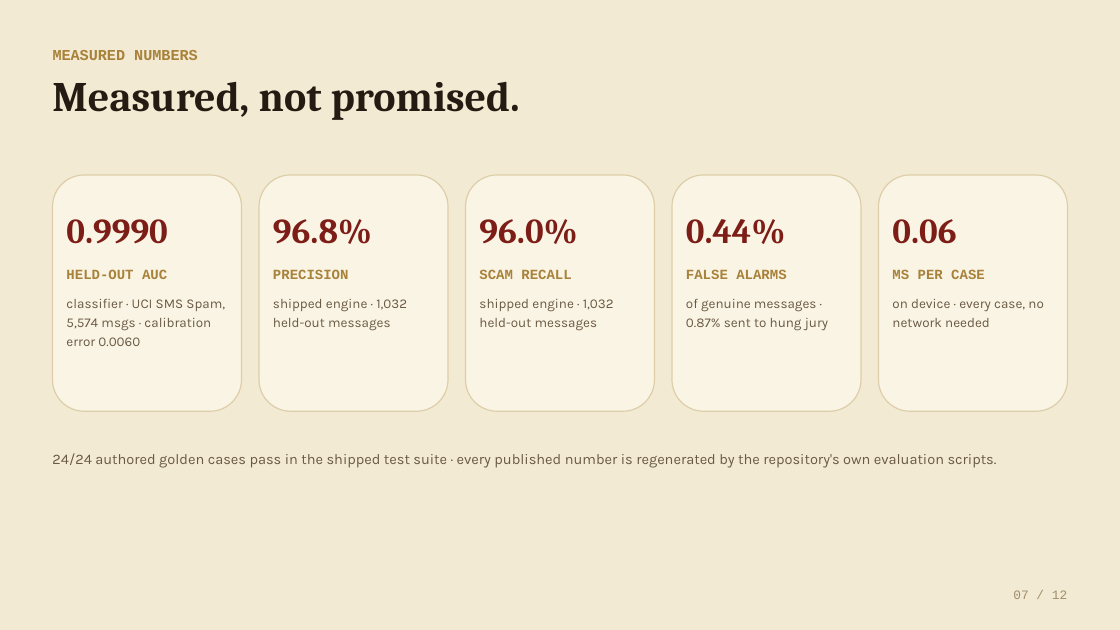
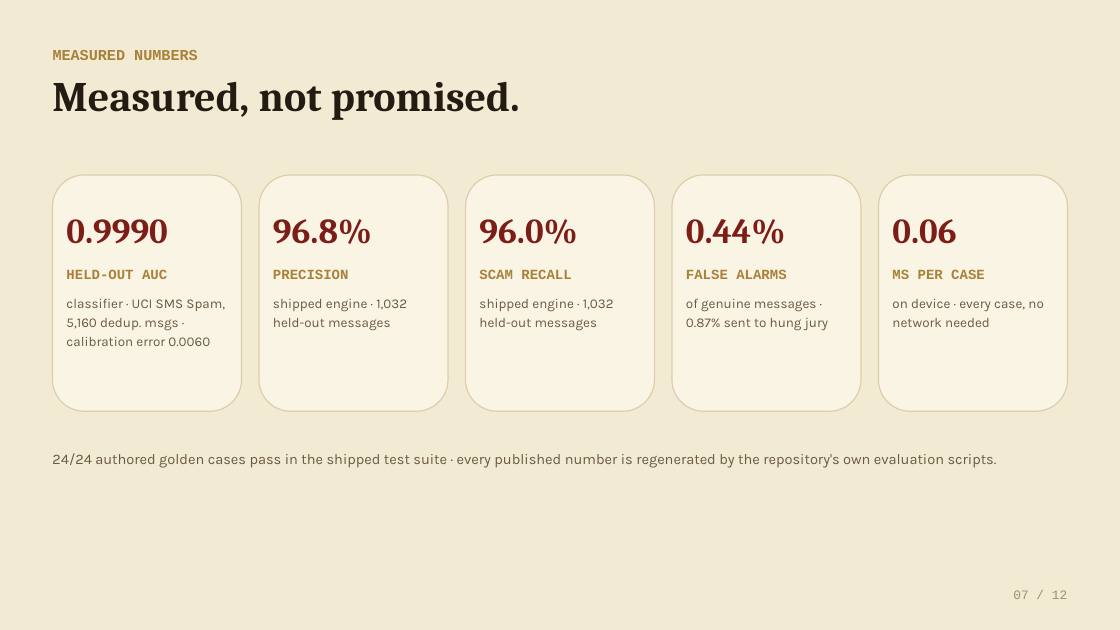
Before and after one commit to JinYi123456/gavel, a slide deck: slide 7 of submission/GAVEL-pitch.pptx. Drawn at 1120x630 pixels with LibreOffice and Linux fonts; fonts in the diff are those of the drawing. Boxes give left, top, right and bottom in pixels: in the first picture for what was removed or moved away, otherwise in the second. Text is boxed around its words. In the diff, an @@ line names an element or a change of style, - is before the commit and + after.

```diff
--- a/submission/GAVEL-pitch.pptx
+++ b/submission/GAVEL-pitch.pptx
@@ text at box(66, 299, 225, 346): text changed @@
-classifier · UCI SMS Spam, 5,574 msgs · calibration error 0.0060
+classifier · UCI SMS Spam, 5,160 dedup. msgs · calibration error 0.0060
```
Also in this commit, not shown: 1 other slide changed, 7 other files.
